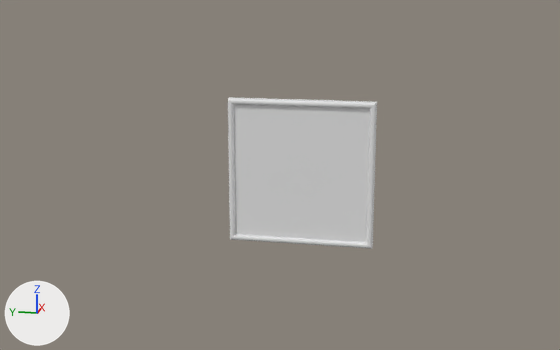
The Blender file _Assets/Picture/PictureFrame.blend, before and after one commit.
Both versions are drawn from a 50 mm lens placed at (-10.22, -1.74, 2.5), pointed at (-0.05, 0.29, -0.05). The axes (+X, +Y, +Z) are drawn at lower left. The lights are the same throughout.

The first picture shows 'PictureFrame'.
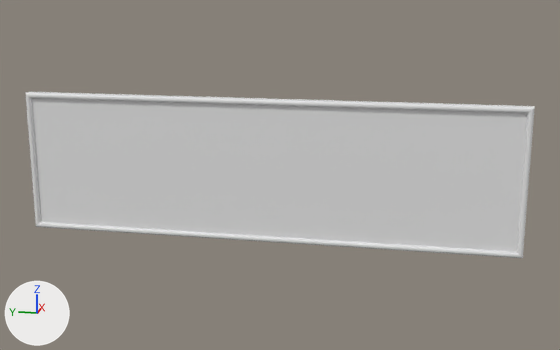
The newer file adds a shape key; the second version is drawn at full value of the shape key 'Width' of 'PictureFrame', and the change is written as the vertex moves it makes.

Changed parts and their boxes (x1, y1, x2, y2) in the pictures (560 x 350 px; the box of a moved part takes in the faces that stretch with it):
'PictureFrame', reshaped (241% wider, 9% taller): before (228, 97, 377, 249); after (25, 92, 535, 258)
part 1 of me_cube_001, moved or reshaped: before (366, 102, 377, 249); after (516, 106, 535, 258)
part 2 of me_cube_001, moved or reshaped: before (228, 97, 376, 249); after (25, 92, 534, 258)

The change, as a list of edits to the scene's bpy script:
```text
Change me_cube_001:
    where me_cube_001.from_pydata(...)  # 376 vertices, 374 faces; spans x -0.15..-0.01, y -1.0..1.0, z -1.0..1.0
    used by ob_pictureframe; location = (0.0, 0.0, 0.0)
    me_cube_001 part 1: all 188 vertices in x -0.15..-0.01, y -1.0..-0.91, z -1.0..1.0 are moved by (0.0, -1.97, 0.0)
    me_cube_001 part 2: all 188 vertices in x -0.15..-0.01, y 0.92..1.0, z -1.0..1.0 are moved by (0.0, 2.97, 0.0)
```
